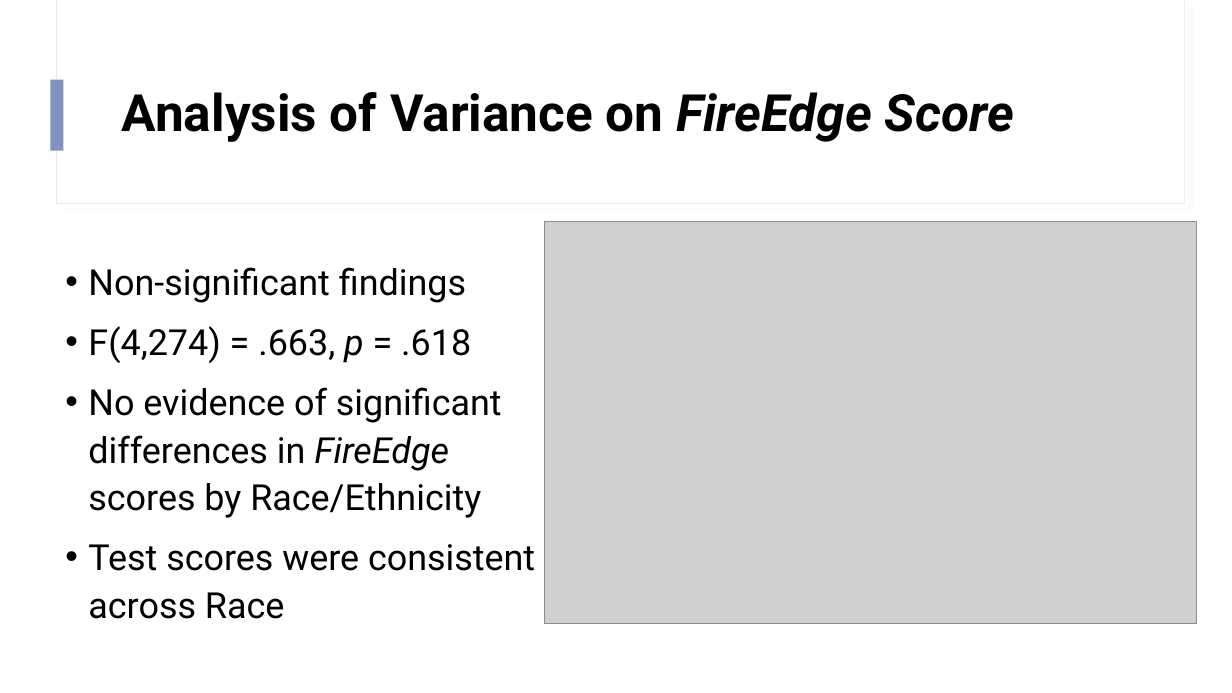
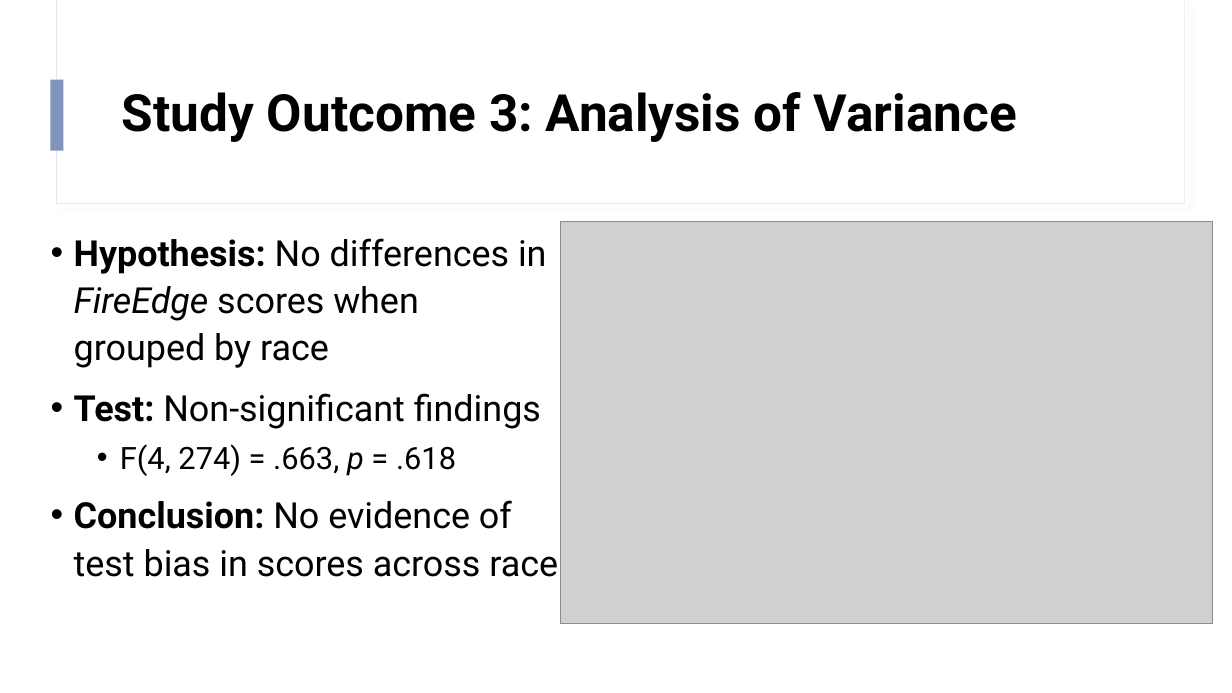
Before and after one commit to SzarR/FireEdge, a slide deck: slide 8 of FireEdge.pptx. Drawn at 1232x693 pixels with LibreOffice and Linux fonts; fonts in the diff are those of the drawing; grey boxes stand for pictures. Boxes give left, top, right and bottom in pixels: in the first picture for what was removed or moved away, otherwise in the second. Text is boxed around its words. In the diff, an @@ line names an element or a change of style, - is before the commit and + after.

Commit message:
v1.0 of analysis complete.

```diff
--- a/FireEdge.pptx
+++ b/FireEdge.pptx
@@ title at [122, 92, 1017, 142]: text changed @@
-Analysis of Variance on FireEdge Score
+Study Outcome 3: Analysis of Variance
@@ text at [74, 238, 558, 577]: text changed @@
-• Non-significant findings
-• F(4,274) = .663, p = .618
-• No evidence of significant differences in FireEdge scores by Race/Ethnicity
-• Test scores were consistent across Race
+• Hypothesis: No differences in FireEdge scores when grouped by race
+• Test: Non-significant findings
+  • F(4, 274) = .663, p = .618
+• Conclusion: No evidence of test bias in scores across race
@@ picture: place and size @@
-picture at [544, 221, 1197, 624]
+picture at [560, 221, 1213, 624]
```
Also in this commit, not shown: 8 other slides changed, 2 other files.
